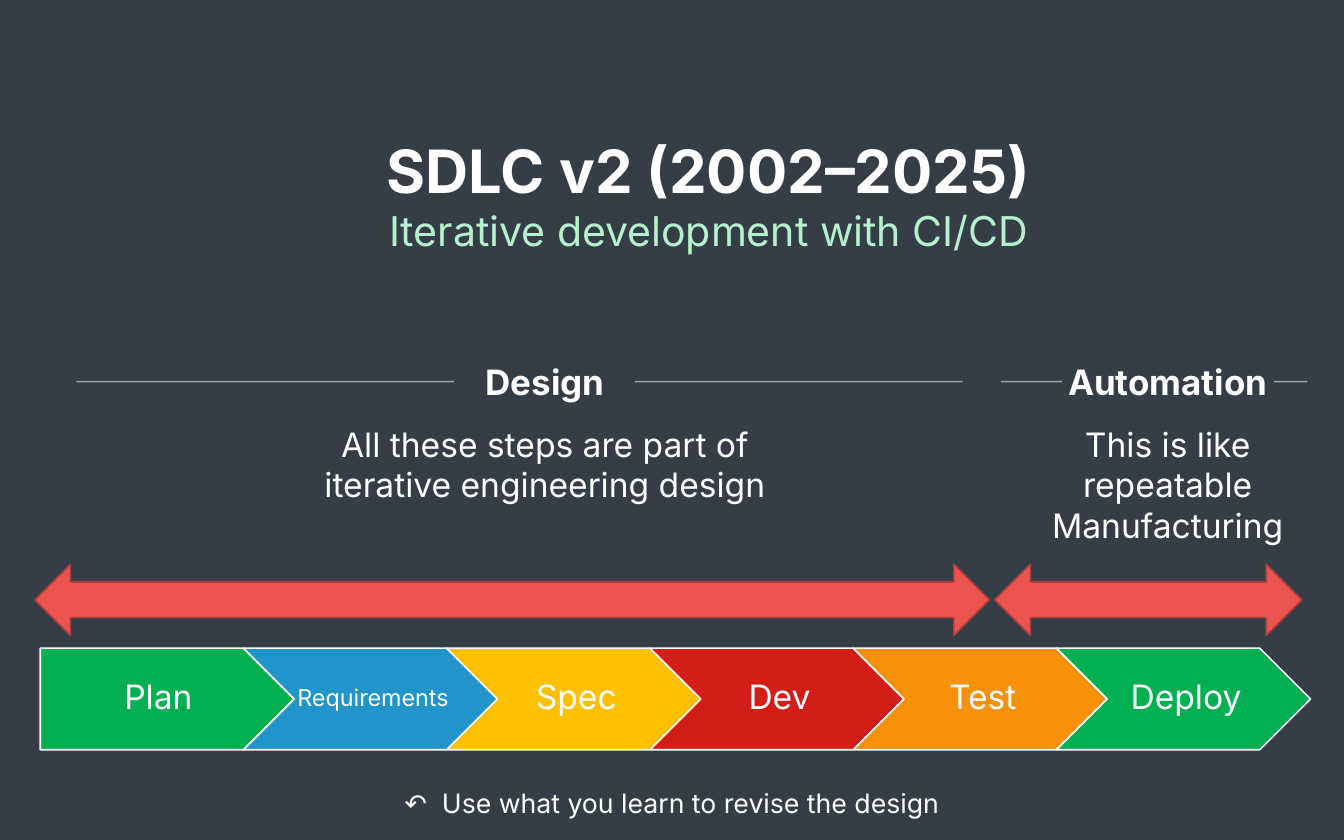
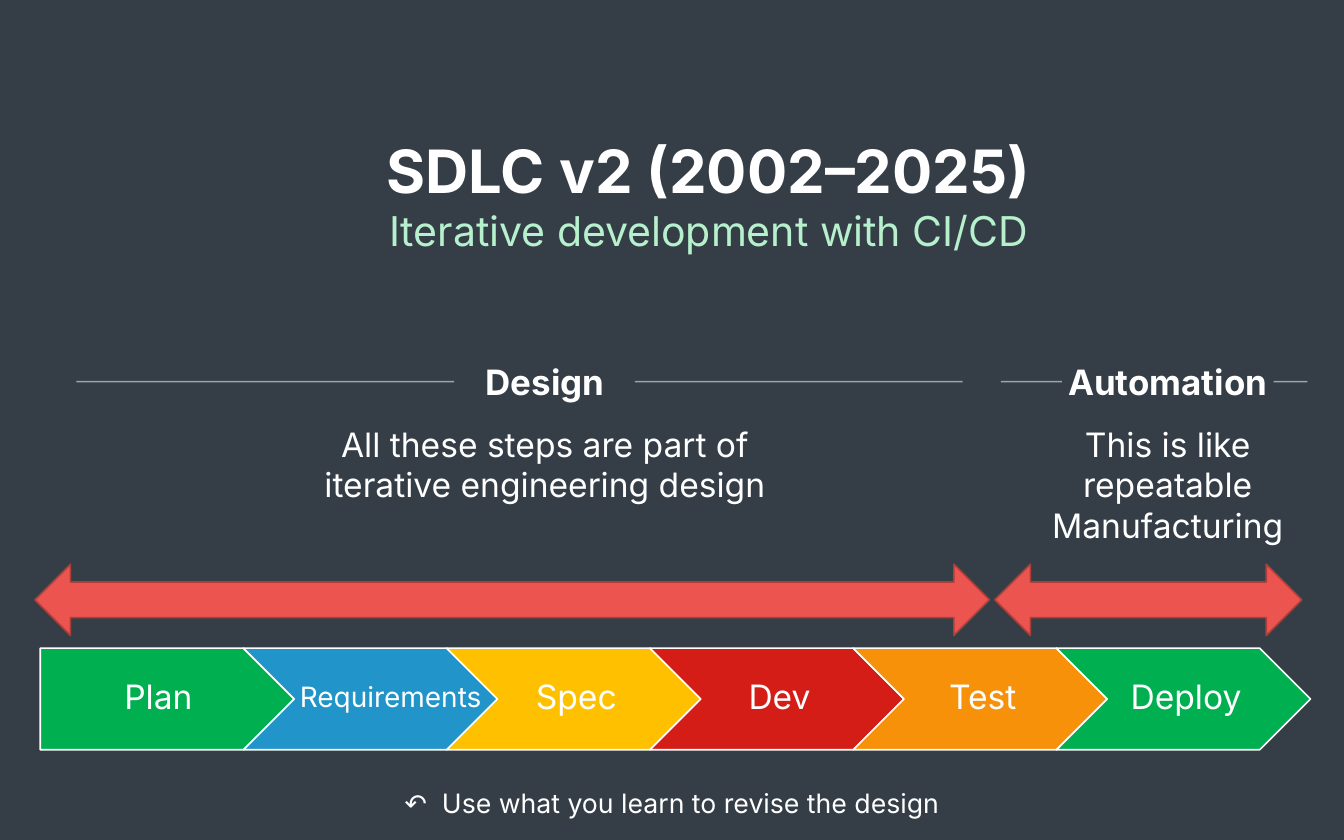
Before and after one commit to jacdevos/jacdevos.github.io, a slide deck: slide 4 of assets/article_images/2026-11-12-sdlc-in-the-agentic-era/sdlc-in-the-agentic-era.pptx. Drawn at 1344x840 pixels with LibreOffice and Linux fonts; fonts in the diff are those of the drawing. Boxes give left, top, right and bottom in pixels: in the first picture for what was removed or moved away, otherwise in the second. Text is boxed around its words. In the diff, an @@ line names an element or a change of style, - is before the commit and + after.

Commit message:
Fit a larger Requirements label inside the chevron

```diff
--- a/assets/article_images/2026-11-12-sdlc-in-the-agentic-era/sdlc-in-the-agentic-era.pptx
+++ b/assets/article_images/2026-11-12-sdlc-in-the-agentic-era/sdlc-in-the-agentic-era.pptx
@@ text "Requirements" at (x1=300, y1=684, x2=482, y2=714): size 12.5 to 15 pt @@
```
Also in this commit, not shown: 2 other slides changed, 3 other files.
